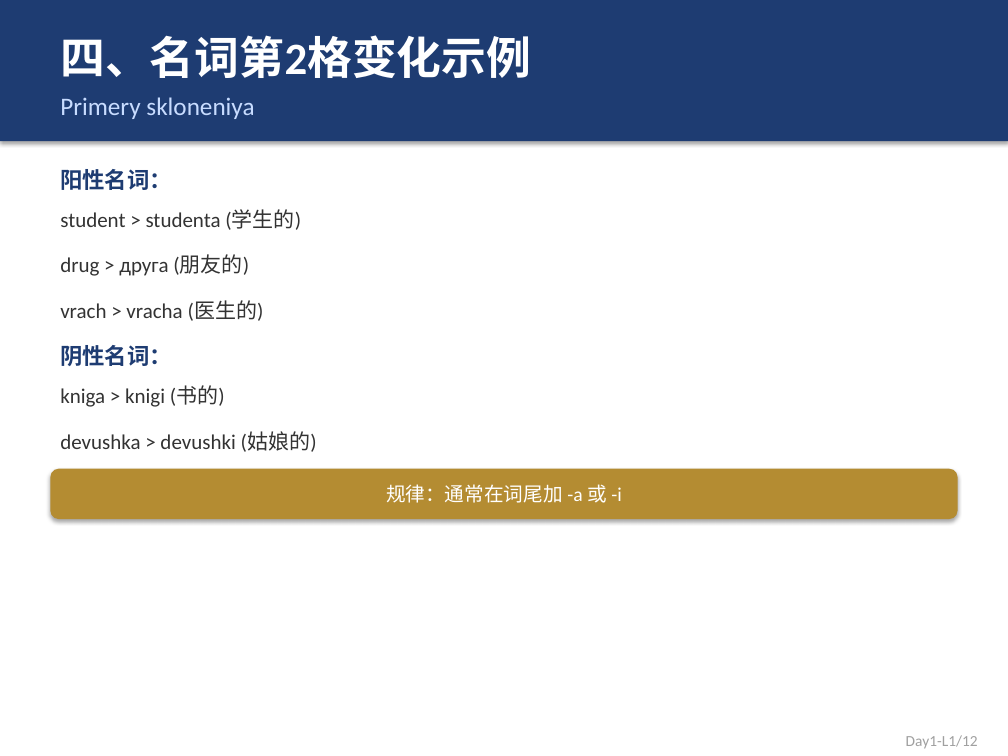
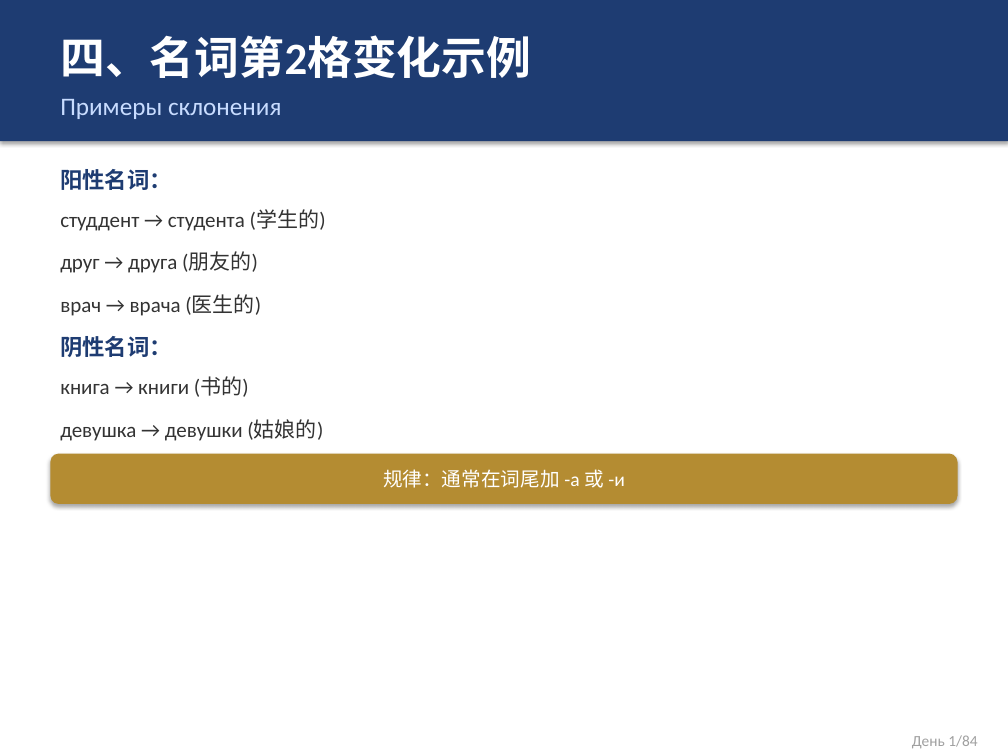
Before and after one commit to leon-lee-sys/openclaw-backup, a slide deck: slide 5 of courses/俄语课件/俄语_Day1_L1.pptx. Drawn at 1008x756 pixels with LibreOffice and Linux fonts; fonts in the diff are those of the drawing. Boxes give left, top, right and bottom in pixels: in the first picture for what was removed or moved away, otherwise in the second. Text is boxed around its words. In the diff, an @@ line names an element or a change of style, - is before the commit and + after.

```diff
--- a/courses/俄语课件/俄语_Day1_L1.pptx
+++ b/courses/俄语课件/俄语_Day1_L1.pptx
@@ text at <box>60,99,281,119</box>: text changed @@
-Primery skloneniya
+Примеры склонения
@@ text at <box>60,210,326,231</box>: text changed @@
-student > studenta (学生的)
+студдент → студента (学生的)
@@ text at <box>60,252,258,273</box>: text changed @@
-drug > друга (朋友的)
+друг → друга (朋友的)
@@ text at <box>60,294,261,316</box>: text changed @@
-vrach > vracha (医生的)
+врач → врача (医生的)
@@ text "阴性名词：": place and size @@
-text "阴性名词：" at <box>60,345,172,366</box>
+text "阴性名词：" at <box>60,336,172,357</box>
@@ text at <box>60,377,249,397</box>: text changed @@
-kniga > knigi (书的)
+книга → книги (书的)
@@ text at <box>60,419,323,441</box>: text changed @@
-devushka > devushki (姑娘的)
+девушка → девушки (姑娘的)
@@ rounded rectangle "规律：通常在词尾加 -а 或 -и": place and size @@
-rounded rectangle "规律：通常在词尾加 -а 或 -и" at <box>50,469,958,519</box>
+rounded rectangle "规律：通常在词尾加 -а 或 -и" at <box>50,454,958,504</box>
@@ text in rounded rectangle at <box>383,469,625,488</box>: text changed @@
-规律：通常在词尾加 -a 或 -i
+规律：通常在词尾加 -а 或 -и
@@ text at <box>912,735,977,748</box>: text changed @@
-Day1-L1/12
+День 1/84
```
Also in this commit, not shown: 9 other slides changed, 2 slides removed, 10 other files.
